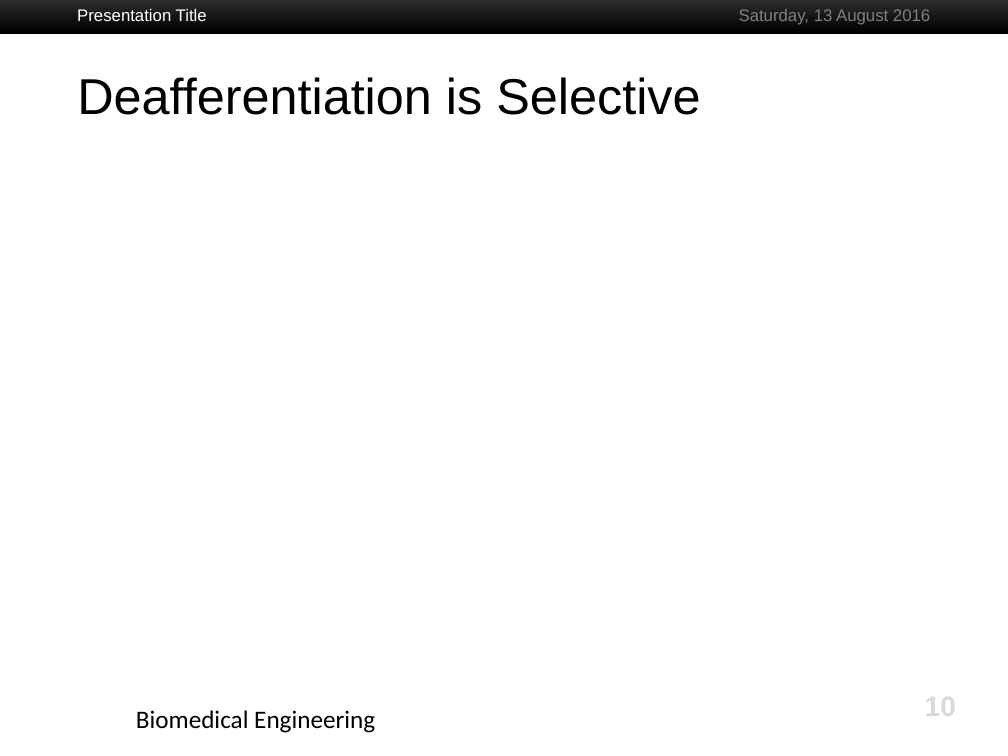
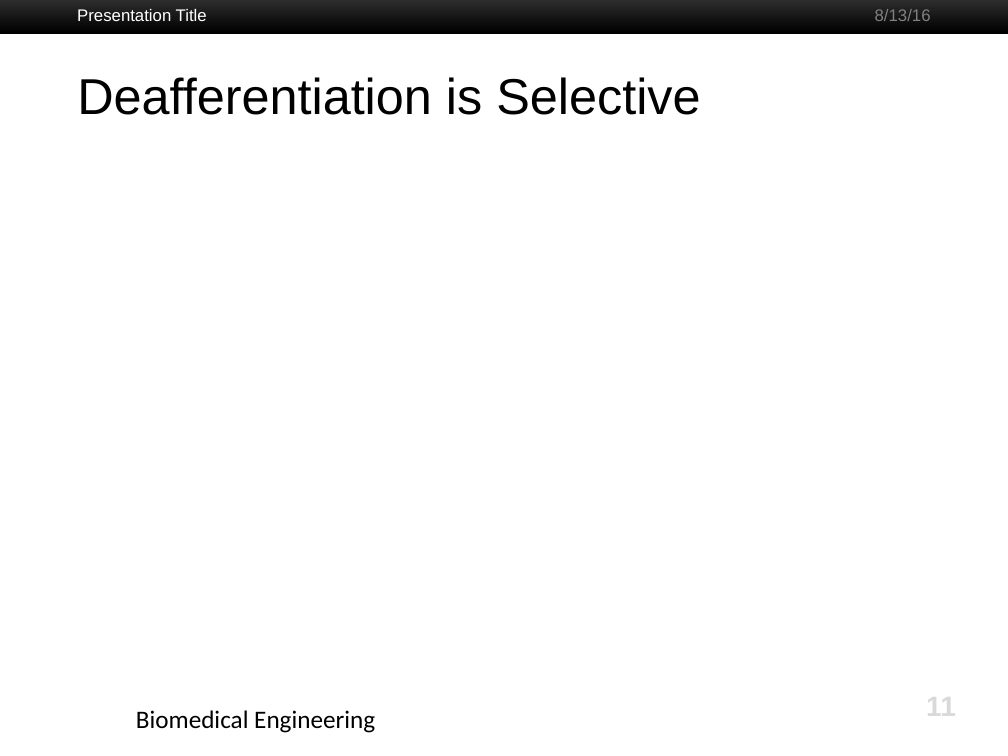
Before and after one commit to gvoysey/thesis, a slide deck: slide 11 of slides/voysey-thesis.pptx (slide 10 before the commit). Drawn at 1008x756 pixels with LibreOffice and Linux fonts; fonts in the diff are those of the drawing; background and template pictures are left out. Boxes give left, top, right and bottom in pixels: in the first picture for what was removed or moved away, otherwise in the second. Text is boxed around its words. In the diff, an @@ line names an element or a change of style, - is before the commit and + after.

```diff
--- a/slides/voysey-thesis.pptx
+++ b/slides/voysey-thesis.pptx
@@ text at <box>875,9,931,21</box>: text changed @@
-Saturday, 13 August 2016
+8/13/16
@@ page number at <box>926,691,956,722</box>: text changed @@
-10
+11
```
Also in this commit, not shown: 12 other slides changed, 1 slide added.
